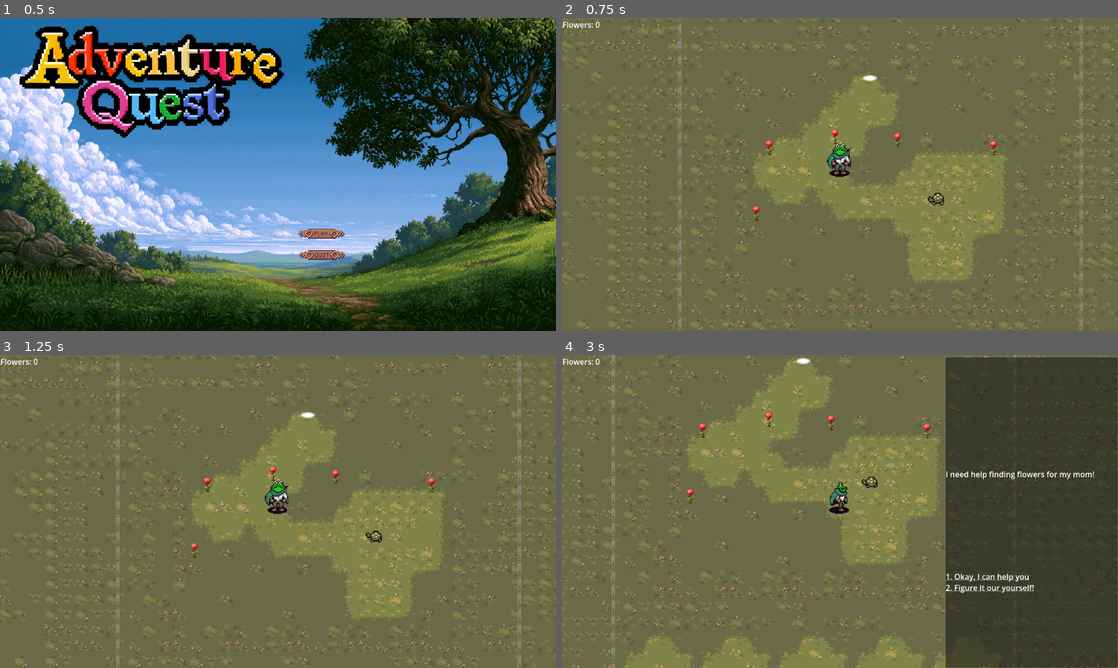
Above: before the commit, frames 1-4 (two rows, left to right).
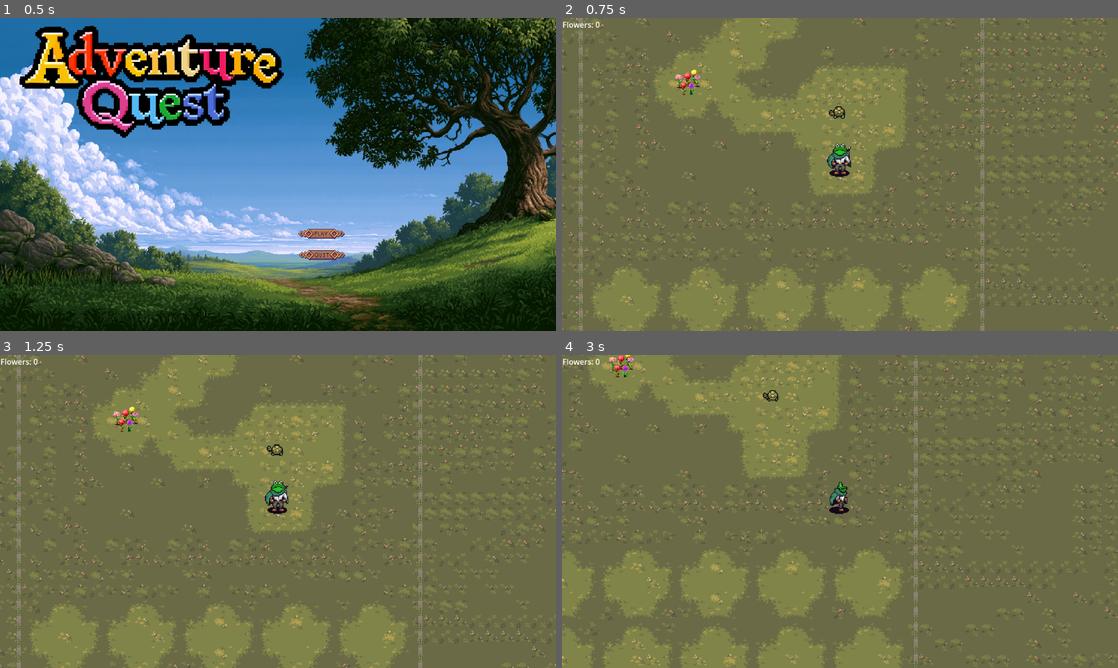
Above: after the commit, the same moments.

Repository: Teddybar5/FroggysBigDay
Game: Godot game, scene res://scenes/ui/MainMenu.tscn
Two runs of this game, one before a commit and one after it. Both use one fixed random seed, a clock stepped at 60 frames per second and the inputs below.
Inputs (mouse positions are in pixels of both pictures, inside the frame that each line leads up to):
- Up to frame 1 (0.5 s): no input
- Up to frame 2 (0.75 s): click (884, 233) at 0.5 s
- Up to frame 3 (1.25 s): no input
- Up to frame 4 (3 s): tap Enter at 1.25 s; hold D (right) 1.28-2.03 s; hold E (interact) 1.28-2.03 s; hold S (down) 2.03-2.78 s; tap E (interact) at 2.1 s; hold D (right) from 2.78 s (still down); hold E (interact) from 2.78 s (still down)

Frame 1 is identical in both runs. In frame 2, 30% of the frame differs, in the area x 0-100%, y 0-100%; in frame 3, 29%; in frame 4, 56%.

Commit message:
Skill Manager & Dialogue Manager

Diff:
--- a/froggys-big-day/scenes/Items/flower_0.tscn
+++ b/froggys-big-day/scenes/Items/flower_0.tscn
@@ -2,9 +2,13 @@
 
 [ext_resource type="Texture2D" uid="uid://caxg44uoqpn4y" path="res://assets/art/sprites/flowers/Flower 8 - RED.png" id="1_ie8mx"]
 [ext_resource type="Script" uid="uid://0ncqwt4rqj17" path="res://scripts/flowerItem.gd" id="2_hlt1y"]
+[ext_resource type="Texture2D" uid="uid://d3sw44e11c56i" path="res://assets/art/sprites/flowers/Flower 8 - YELLOW.png" id="3_cpf4u"]
+[ext_resource type="Texture2D" uid="uid://cglr2syboyjn2" path="res://assets/art/sprites/flowers/Flower 7 - PINK 2.png" id="4_y1up0"]
+[ext_resource type="Texture2D" uid="uid://d1tgogi462p7t" path="res://assets/art/sprites/flowers/Flower 5 - PINK.png" id="5_rr62d"]
+[ext_resource type="Texture2D" uid="uid://sv8cwsqc7yej" path="res://assets/art/sprites/flowers/Flower 9 - PURPLE.png" id="6_0jtxr"]
 
 [sub_resource type="CircleShape2D" id="CircleShape2D_5inxd"]
-radius = 33.24154
+radius = 47.042534
 
 [node name="Flower0" type="Sprite2D" unique_id=1809817678]
 texture = ExtResource("1_ie8mx")
@@ -15,5 +19,30 @@
 [node name="CollisionShape2D" type="CollisionShape2D" parent="Area2D" unique_id=2089824318]
 shape = SubResource("CircleShape2D_5inxd")
 
+[node name="Sprite2D5" type="Sprite2D" parent="Area2D" unique_id=600206505]
+position = Vector2(14.036896, -7.1924973)
+scale = Vector2(0.9284139, 0.9522416)
+texture = ExtResource("3_cpf4u")
+
+[node name="Sprite2D" type="Sprite2D" parent="." unique_id=586747631]
+position = Vector2(18.75, 2.5)
+scale = Vector2(0.7941176, 0.8333333)
+texture = ExtResource("4_y1up0")
+
+[node name="Sprite2D2" type="Sprite2D" parent="." unique_id=1862903496]
+position = Vector2(-18.75, 3)
+scale = Vector2(0.9117647, 0.875)
+texture = ExtResource("5_rr62d")
+
+[node name="Sprite2D3" type="Sprite2D" parent="." unique_id=704821538]
+position = Vector2(-8, 17.999998)
+scale = Vector2(0.9117647, 0.875)
+texture = ExtResource("1_ie8mx")
+
+[node name="Sprite2D4" type="Sprite2D" parent="." unique_id=372997918]
+position = Vector2(7.8088236, 18.796875)
+scale = Vector2(0.5136554, 0.56758714)
+texture = ExtResource("6_0jtxr")
+
 [connection signal="body_entered" from="Area2D" to="." method="_on_area_2d_body_entered"]
 [connection signal="body_exited" from="Area2D" to="." method="_on_area_2d_body_exited"]
--- a/froggys-big-day/scenes/levels/MainLevel.tscn
+++ b/froggys-big-day/scenes/levels/MainLevel.tscn
@@ -6,6 +6,7 @@
 [ext_resource type="PackedScene" uid="uid://brtfdeeglmijt" path="res://scenes/ui/DialogueScrollBox.tscn" id="6_32pff"]
 [ext_resource type="PackedScene" uid="uid://dhpsnoy3sryjx" path="res://scenes/Items/flower_0.tscn" id="6_214bh"]
 [ext_resource type="PackedScene" uid="uid://b7g8rwstj8kft" path="res://scenes/ui/flowerDisplay.tscn" id="6_dnftk"]
+[ext_resource type="Script" uid="uid://bfm4jj0btuheo" path="res://scripts/dialogueManager.gd" id="7_32pff"]
 [ext_resource type="PackedScene" uid="uid://c222m6dbnjsie" path="res://scenes/Items/sheers.tscn" id="7_dnftk"]
 [ext_resource type="Script" uid="uid://cysey7gdtxeff" path="res://scripts/skillCheckManager.gd" id="8_3ijqg"]
 
@@ -22,7 +23,7 @@
 
 [node name="PlayerCharacter" parent="." unique_id=2100650840 instance=ExtResource("1_ngxpg")]
 z_index = 1
-position = Vector2(232, 121)
+position = Vector2(437, 300)
 scale = Vector2(1.5, 1.5)
 
 [node name="Npc0" parent="." unique_id=2014059936 instance=ExtResource("6_3ijqg")]
@@ -30,25 +31,16 @@
 scale = Vector2(1.5, 1.5)
 
 [node name="Flower0" parent="." unique_id=1809817678 instance=ExtResource("6_214bh")]
-position = Vector2(352, 50)
-
-[node name="Flower1" parent="." unique_id=1295758957 instance=ExtResource("6_214bh")]
-position = Vector2(86, 66)
-
-[node name="Flower2" parent="." unique_id=66205691 instance=ExtResource("6_214bh")]
-position = Vector2(223, 43)
-
-[node name="Flower3" parent="." unique_id=943348552 instance=ExtResource("6_214bh")]
-position = Vector2(60, 202)
-
-[node name="Flower4" parent="." unique_id=839873959 instance=ExtResource("6_214bh")]
-position = Vector2(551, 67)
+position = Vector2(122, 104)
 
 [node name="Sheers" parent="." unique_id=757987813 instance=ExtResource("7_dnftk")]
 position = Vector2(294, -79)
 
 [node name="SkillCheckManager" type="Node" parent="." unique_id=805111120]
 script = ExtResource("8_3ijqg")
+
+[node name="DialogueManager" type="Node" parent="." unique_id=1963797657]
+script = ExtResource("7_32pff")
 
 [node name="CanvasLayer" type="CanvasLayer" parent="." unique_id=1929615817]
 
--- a/froggys-big-day/scripts/dialogueManager.gd
+++ b/froggys-big-day/scripts/dialogueManager.gd
@@ -1,11 +1,13 @@
 class_name DialogueManager extends Node
 
+@onready var dialogue: RichTextLabel = $"../CanvasLayer/DialogueScrollBox/Panel/VBoxContainer/dialogue"
+@onready var dialogue_scroll_box: Control = $"../CanvasLayer/DialogueScrollBox"
+@onready var player_choice: RichTextLabel = $"../CanvasLayer/DialogueScrollBox/Panel/VBoxContainer/playerChoice"
 
-# Called when the node enters the scene tree for the first time.
-func _ready() -> void:
-	pass # Replace with function body.
-
-
-# Called every frame. 'delta' is the elapsed time since the previous frame.
-func _process(delta: float) -> void:
-	pass
+func runFlowerDialogue() -> void:
+	dialogue.append_text("You come across a group of flowers together in a field.\n")
+	await get_tree().create_timer(1.5).timeout
+	dialogue.append_text("While they have brilliant red blossoms on the tips of their stems, the bases are surrounded by razor sharp leaves.\n")
+	await get_tree().create_timer(1.5).timeout
+	var options: Array[String] = ["Brave the thicket of thorns", "Use Sheers to trim the thorns", "Reason with the thorns"]
+	player_choice.show_options(options)
--- a/froggys-big-day/scripts/flowerItem.gd
+++ b/froggys-big-day/scripts/flowerItem.gd
@@ -5,6 +5,7 @@
 @onready var dialogue_box: RichTextLabel = $"../CanvasLayer/DialogueScrollBox/Panel/VBoxContainer/dialogue"
 @onready var dialogue_scroll_box: Control = $"../CanvasLayer/DialogueScrollBox"
 @onready var skill_check_manager: SkillCheckManager = $"../SkillCheckManager"
+@onready var dialogue_manager: DialogueManager = $"../DialogueManager"
 
 
 # Called when the node enters the scene tree for the first time.
@@ -32,15 +33,15 @@
 
 func run_dialogue() -> void:
 	dialogue_scroll_box.show()
-	dialogue_box.append_text("Strength check...\n")
-	dialogue_box.on_option()
-	await get_tree().create_timer(0.5).timeout
+
+	await dialogue_manager.runFlowerDialogue()
+
 	#skill check
-	if skill_check_manager.CheckSkill(3, 2):
-		await get_tree().create_timer(1.0).timeout
-		pick_up_object()
-	else:
-		pass
+	#if await skill_check_manager.CheckSkill(3, 2):
+		#await get_tree().create_timer(1.0).timeout
+		#pick_up_object()
+	#else:
+		#pass
 
 
 func pick_up_object() -> void:
--- a/froggys-big-day/scripts/sheersItem.gd
+++ b/froggys-big-day/scripts/sheersItem.gd
@@ -33,13 +33,9 @@
 
 func run_dialogue() -> void:
 	dialogue_scroll_box.show()
-	#move to dialogue manager
-	dialogue_box.append_text("Wisdom check...\n")
-	dialogue_box.on_option()
-	await get_tree().create_timer(0.5).timeout
 
 	#skill check
-	if skill_check_manager.CheckSkill(0,1):
+	if await skill_check_manager.CheckSkill(0,1):
 		await get_tree().create_timer(1.0).timeout
 		pick_up_object()
 	else:
--- a/froggys-big-day/scripts/skillCheckManager.gd
+++ b/froggys-big-day/scripts/skillCheckManager.gd
@@ -1,12 +1,17 @@
 class_name SkillCheckManager extends Node
 
 var stats: Array[int] = [0, 0, 0, 0]
+var statNames: Array[String] = ["Wisdon", "Empathy", "Courage", "Strength"]
 
 @onready var player_character: Player = $"../PlayerCharacter"
 @onready var dialogue_box: RichTextLabel = $"../CanvasLayer/DialogueScrollBox/Panel/VBoxContainer/dialogue"
 @onready var dialogue_scroll_box: Control = $"../CanvasLayer/DialogueScrollBox"
 
 func CheckSkill(skill : int, min : int) -> bool:
+	dialogue_box.append_text(statNames[skill] + " check...\n")
+	dialogue_box.on_option()
+	await get_tree().create_timer(0.5).timeout
+
 	player_character.update_stats()
 	stats = player_character.stats
 	if stats[skill] >= min:
